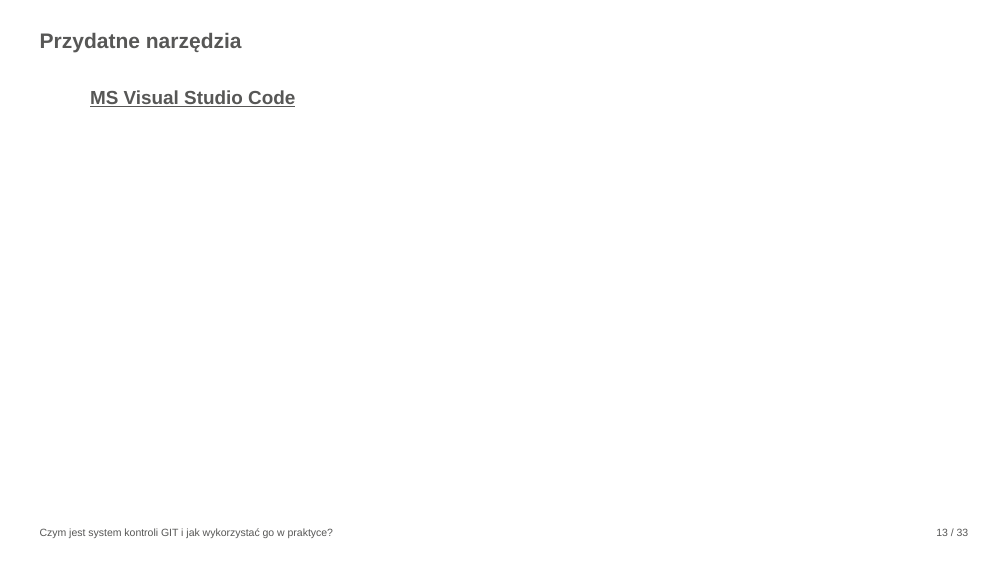
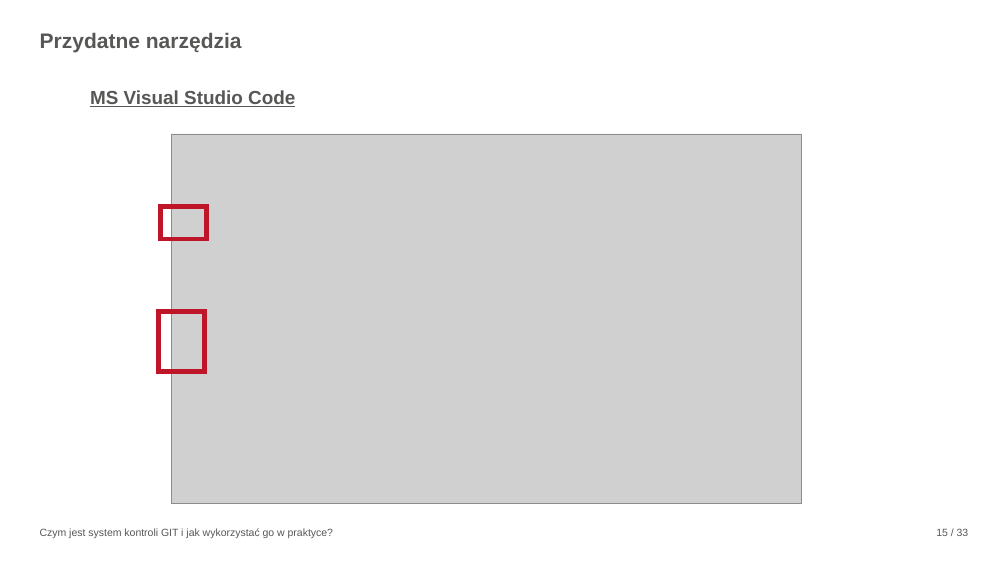
Before and after one commit to KrystynaKan/szkolenie_git, a slide deck: slide 15 of GIT-prezentacja.pptx (slide 13 before the commit). Drawn at 1008x567 pixels with LibreOffice and Linux fonts; fonts in the diff are those of the drawing; grey boxes stand for pictures; background and template pictures are left out. Boxes give left, top, right and bottom in pixels: in the first picture for what was removed or moved away, otherwise in the second. Text is boxed around its words. In the diff, an @@ line names an element or a change of style, - is before the commit and + after.

```diff
--- a/GIT-prezentacja.pptx
+++ b/GIT-prezentacja.pptx
@@ picture added at (x1=171, y1=134, x2=802, y2=503) @@
@@ rectangle added at (x1=160, y1=206, x2=206, y2=239), outline #BF1528 4.5 pt @@
@@ rectangle added at (x1=158, y1=312, x2=204, y2=371), outline #BF1528 4.5 pt @@
```
Also in this commit, not shown: 15 other slides changed, 1 slide added, 23 slides removed.
